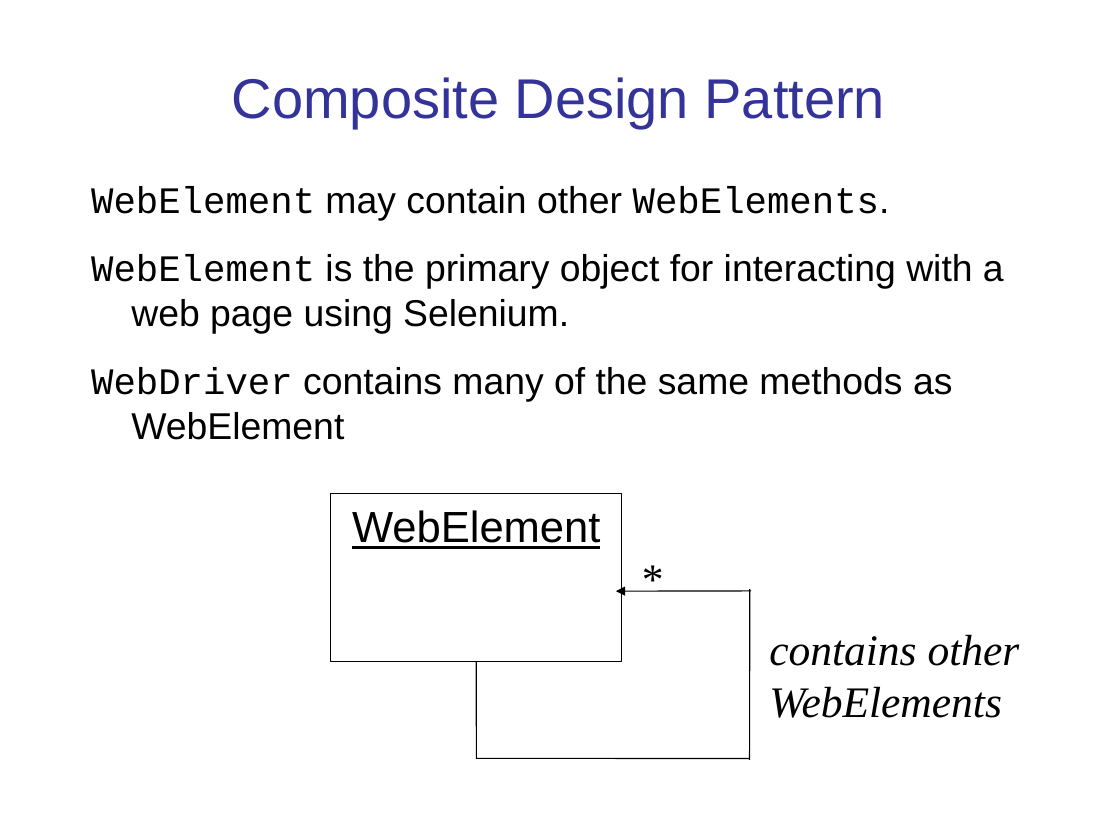
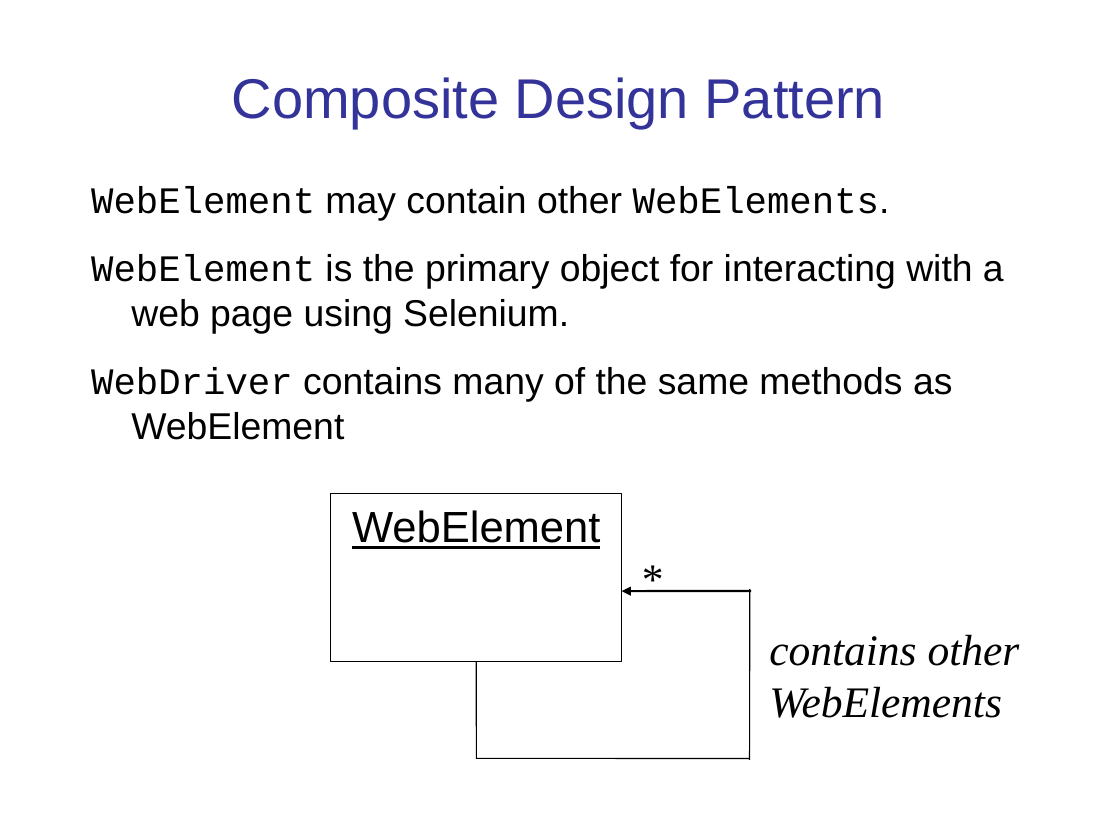
Before and after one commit to cpske/ISP, a slide deck: slide 32 of testing/WebTesting.ppt (slide 30 before the commit). Drawn at 1120x840 pixels with LibreOffice and Linux fonts; fonts in the diff are those of the drawing. Boxes give left, top, right and bottom in pixels: in the first picture for what was removed or moved away, otherwise in the second. Text is boxed around its words. In the diff, an @@ line names an element or a change of style, - is before the commit and + after.

```diff
--- a/testing/WebTesting.ppt
+++ b/testing/WebTesting.ppt
@@ arrow moved from (752, 591) - (616, 591) to (752, 591) - (622, 591) @@
@@ arrow (752, 591) - (622, 591): stroke #000000 0.74 pt to #000000 1.42 pt @@
```
Also in this commit, not shown: 3 other slides changed, 2 slides added, 8 other files.
